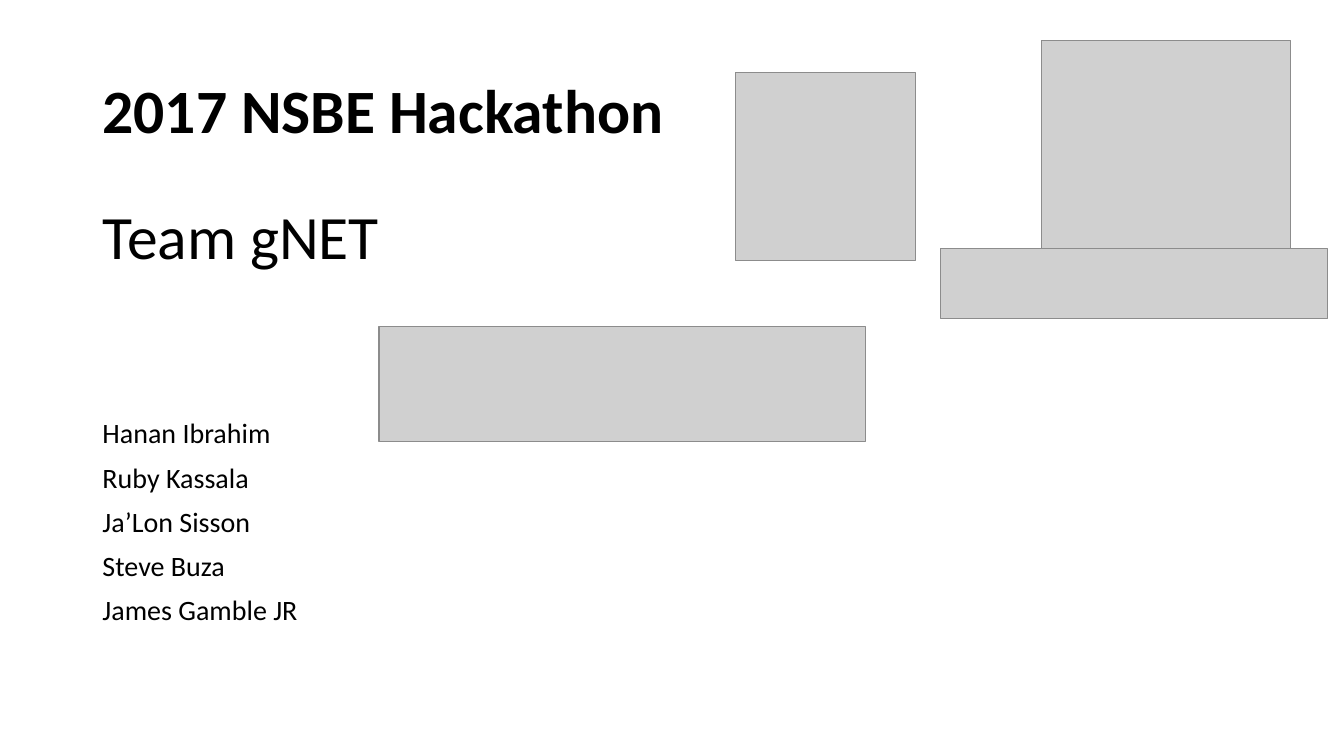
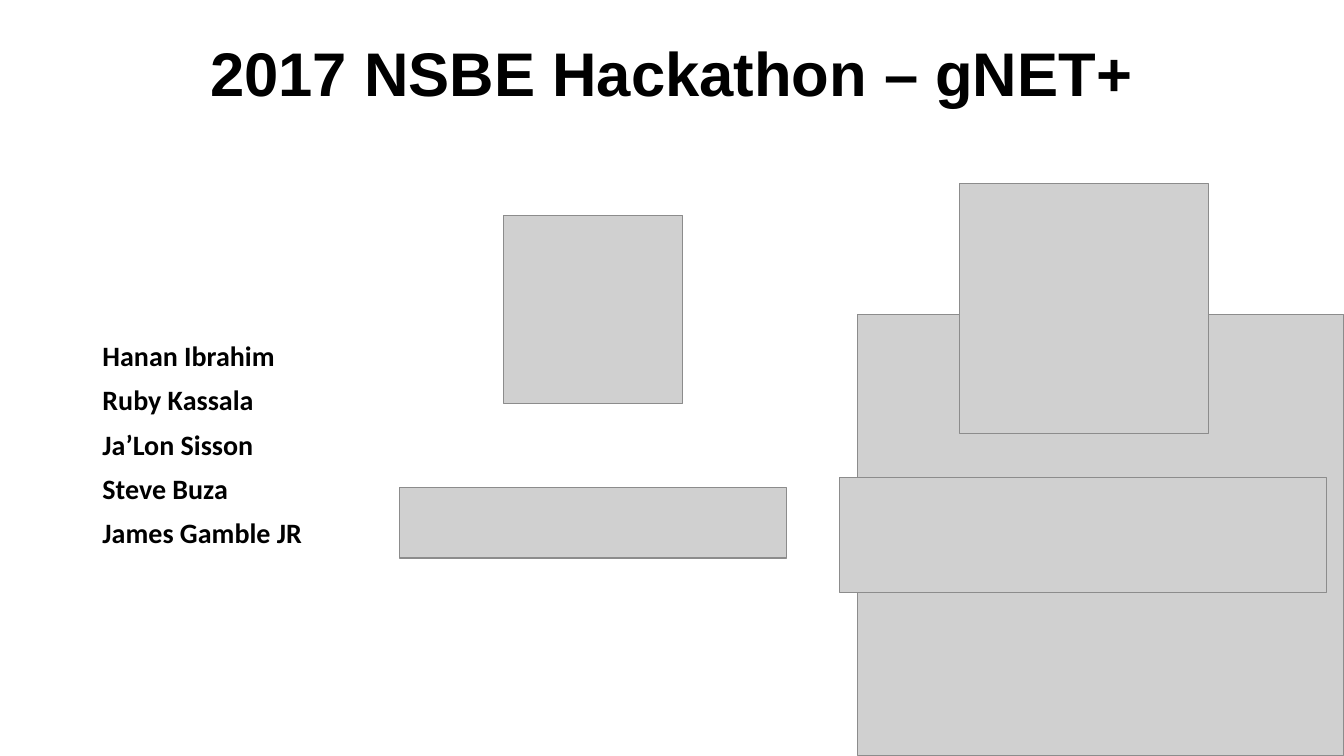
Before and after one commit to r-kass/gNetPlus, a slide deck: slide 1 of hackathon pres3.pptx. Drawn at 1344x756 pixels with LibreOffice and Linux fonts; fonts in the diff are those of the drawing; grey boxes stand for pictures; background and template pictures are left out. Boxes give left, top, right and bottom in pixels: in the first picture for what was removed or moved away, otherwise in the second. Text is boxed around its words. In the diff, an @@ line names an element or a change of style, - is before the commit and + after.

Commit message:
final powerpoint

```diff
--- a/hackathon pres3.pptx
+++ b/hackathon pres3.pptx
@@ title at [210, 51, 1132, 108]: text changed; font Calibri to Arial @@
-2017 NSBE Hackathon
+2017 NSBE Hackathon – gNET+
@@ text "Hanan Ibrahim" at [102, 346, 302, 544]: bold on @@
@@ picture: place and size @@
-picture at [1042, 40, 1291, 289]
+picture at [960, 184, 1209, 433]
@@ text at [102, 219, 379, 270]: paragraph removed @@
-Team gNET
@@ picture: place and size @@
-picture at [736, 73, 915, 261]
+picture at [504, 215, 684, 403]
@@ picture added at [858, 315, 1344, 756] @@
@@ picture: place and size @@
-picture at [379, 327, 865, 442]
+picture at [840, 478, 1326, 593]
@@ picture: place and size @@
-picture at [941, 248, 1327, 319]
+picture at [400, 488, 786, 559]
```
Also in this commit, not shown: 2 other slides changed, 5 slides added, 3 slides removed.
